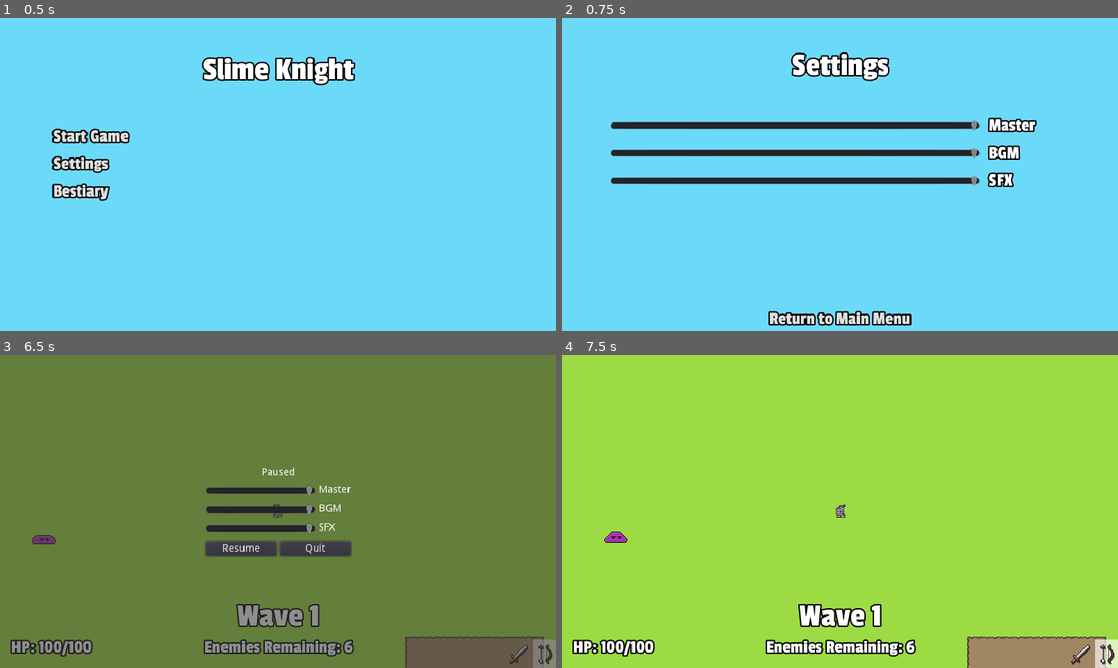
Above: before the commit, frames 1-4 (two rows, left to right).
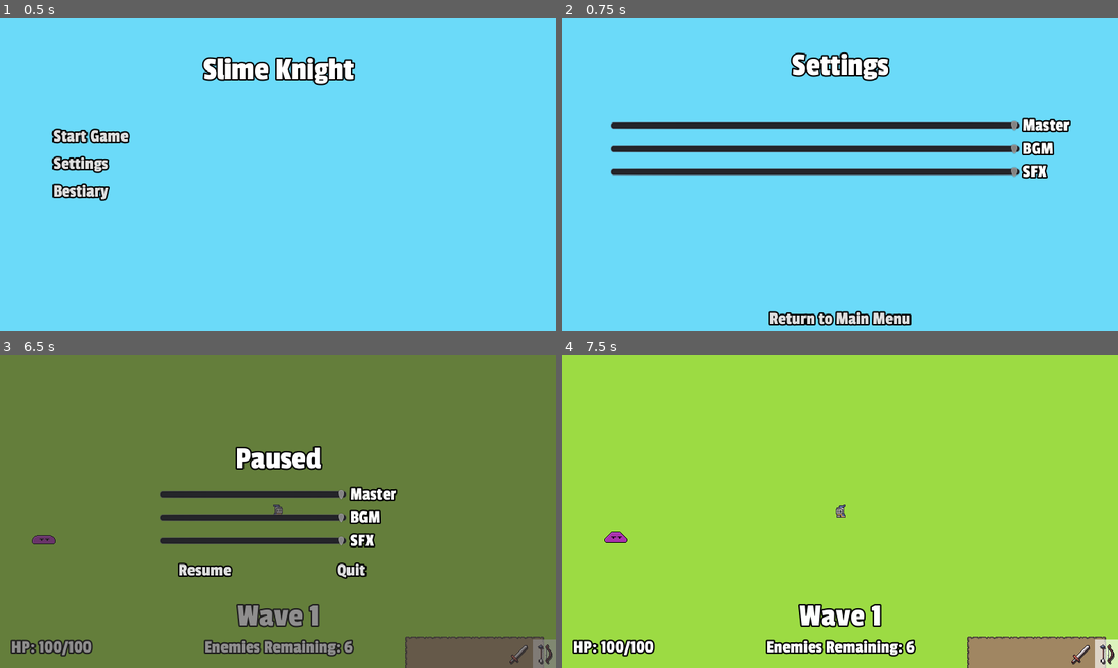
Above: after the commit, the same moments.

Repository: stuson/go-godot-4-game-jam
Game: Godot game, scene res://ui/MainMenu.tscn
Two runs of this game, one before a commit and one after it. Both use one fixed random seed, a clock stepped at 60 frames per second and the inputs below.
Inputs (mouse positions are in pixels of both pictures, inside the frame that each line leads up to):
- Up to frame 1 (0.5 s): no input
- Up to frame 2 (0.75 s): click "Settings" at 0.5 s
- Up to frame 3 (6.5 s): click "Return to Main Menu" at 1.25 s; click "Start Game" at 2 s; tap Enter at 2.75 s; move the mouse to (400, 495) at 2.77 s; press the mouse at (400, 495) at 2.78 s; hold D (move_right) 2.78-3.53 s; move the mouse to (166, 527) at 3.52 s; release the mouse at (166, 527) at 3.53 s; hold S (move_down) 3.53-4.28 s; click (166, 527) at 3.6 s; move the mouse to (333, 442) at 4.27 s; press the mouse at (333, 442) at 4.28 s; hold D (move_right) 4.28-5.03 s; tap Tab (cycle_weapon) at 4.35 s; move the mouse to (250, 574) at 5.02 s; release the mouse at (250, 574) at 5.03 s; hold W (move_up) 5.03-5.78 s; tap Space (roll) at 5.1 s; click (250, 574) at 5.3 s; move the mouse to (444, 558) at 5.77 s; press the mouse at (444, 558) at 5.78 s; hold A (move_left) from 5.78 s (still down); tap Escape (pause) at 6.4 s
- Up to frame 4 (7.5 s): move the mouse to (673, 464) at 6.52 s; release the mouse at (673, 464) at 6.53 s; click (673, 464) at 6.6 s; release A (move_left) at 7.25 s; click "Resume" at 7.25 s

Frame 1 is identical in both runs. In frame 2, 6.9% of the frame differs, in the area x 8-92%, y 31-55%; in frame 3, 6.9%; in frame 4, nothing differs.

Commit message:
Add sounds and visual changes

Diff:
--- a/characters/player/Player.gd
+++ b/characters/player/Player.gd
@@ -19,6 +19,8 @@
 onready var animated_sprite: AnimatedSprite = $AnimatedSprite
 onready var sprite_material: ShaderMaterial = $AnimatedSprite.material
 onready var stats: Stats = $Stats
+onready var footstep_sfx: AudioStreamPlayer = $FootstepSfx
+onready var hit_sfx: AudioStreamPlayer = $HitSfx
 
 signal player_died
 signal weapon_cycled
@@ -95,6 +97,7 @@
 
 func take_hit(damage, enemy_pos):
     if not invincible:
+        hit_sfx.play()
         $Stats.take_hit(damage)
         var knockback_direction = (global_position - enemy_pos).normalized()
         knockback_velocity = knockback_direction * min(damage, 10) * 100
@@ -147,3 +150,9 @@
 
 func _on_RollCooldown_timeout() -> void:
     can_roll = true
+
+func _on_FootstepTimer_timeout() -> void:
+    if velocity:
+        randomize()
+        footstep_sfx.pitch_scale = rand_range(0.8, 1.2)
+        footstep_sfx.play()
--- a/characters/player/Player.tscn
+++ b/characters/player/Player.tscn
@@ -6,6 +6,8 @@
 [ext_resource path="res://assets/Player/percival_.png" type="Texture" id=4]
 [ext_resource path="res://characters/player/PlayerMaterial.tres" type="Material" id=5]
 [ext_resource path="res://characters/player/weapons/bow/Bow.tscn" type="PackedScene" id=6]
+[ext_resource path="res://assets/sound/03_Step_grass_03.wav" type="AudioStream" id=7]
+[ext_resource path="res://assets/sound/61_Hit_03.wav" type="AudioStream" id=8]
 
 [sub_resource type="AtlasTexture" id=9]
 atlas = ExtResource( 4 )
@@ -217,6 +219,7 @@
 material = ExtResource( 5 )
 frames = SubResource( 8 )
 animation = "default_r"
+frame = 3
 playing = true
 offset = Vector2( 0, -4 )
 
@@ -243,6 +246,21 @@
 [node name="RollCooldown" type="Timer" parent="."]
 wait_time = 0.2
 one_shot = true
+
+[node name="FootstepSfx" type="AudioStreamPlayer" parent="."]
+stream = ExtResource( 7 )
+volume_db = -5.0
+bus = "SFX"
+
+[node name="FootstepTimer" type="Timer" parent="."]
+wait_time = 0.4
+autostart = true
+
+[node name="HitSfx" type="AudioStreamPlayer" parent="."]
+stream = ExtResource( 8 )
+volume_db = 2.0
+pitch_scale = 1.6
+bus = "SFX"
 
 [connection signal="animation_finished" from="AnimatedSprite" to="." method="_on_AnimatedSprite_animation_finished"]
 [connection signal="die" from="Stats" to="." method="_on_Stats_die"]
@@ -250,3 +268,4 @@
 [connection signal="area_entered" from="HurtBox" to="." method="_on_HurtBox_area_entered"]
 [connection signal="timeout" from="BlinkTimer" to="." method="_on_BlinkTimer_timeout"]
 [connection signal="timeout" from="RollCooldown" to="." method="_on_RollCooldown_timeout"]
+[connection signal="timeout" from="FootstepTimer" to="." method="_on_FootstepTimer_timeout"]
--- a/characters/player/weapons/bow/Arrow.gd
+++ b/characters/player/weapons/bow/Arrow.gd
@@ -1,6 +1,7 @@
 extends KinematicBody2D
 
 onready var life_timer = $Timer
+onready var bounce_sfx: AudioStreamPlayer = $BounceSfx
 
 var projectile_speed = 500
 var velocity
@@ -9,6 +10,7 @@
 var chain
 var is_crit
 var hit_objects = []
+var pitch_amount = 0
 
 func _ready() -> void:
     life_timer.start()
@@ -34,7 +36,12 @@
         queue_free()
 
 func bounce(collision: KinematicCollision2D) -> void:
+    randomize()
+    bounce_sfx.pitch_scale = rand_range(1.2, 1.4) + pitch_amount
+    bounce_sfx.play()
+
     chain -= 1
+    pitch_amount += 0.5
 
     var all_enemies = get_tree().get_nodes_in_group("enemy")
     var enemy_found = false
--- a/characters/player/weapons/bow/Arrow.tscn
+++ b/characters/player/weapons/bow/Arrow.tscn
@@ -1,7 +1,8 @@
-[gd_scene load_steps=4 format=2]
+[gd_scene load_steps=5 format=2]
 
 [ext_resource path="res://characters/player/weapons/bow/Arrow.gd" type="Script" id=1]
 [ext_resource path="res://assets/Player/arrow.png" type="Texture" id=2]
+[ext_resource path="res://assets/sound/bow/balloon bounce 1.wav" type="AudioStream" id=3]
 
 [sub_resource type="RectangleShape2D" id=1]
 extents = Vector2( 6, 2.5 )
@@ -22,4 +23,9 @@
 position = Vector2( 0, -0.5 )
 shape = SubResource( 1 )
 
+[node name="BounceSfx" type="AudioStreamPlayer" parent="."]
+stream = ExtResource( 3 )
+volume_db = -4.0
+bus = "SFX"
+
 [connection signal="timeout" from="Timer" to="." method="_on_Timer_timeout"]
--- a/characters/player/weapons/bow/Bow.gd
+++ b/characters/player/weapons/bow/Bow.gd
@@ -4,7 +4,10 @@
 const BASE_ATTACK_INTERVAL = 1.4
 
 var arrow: Node2D
+
 export(PackedScene) var Projectile
+
+onready var shoot_sfx: AudioStreamPlayer = $ShootSfx
 
 func _ready() -> void:
     base_damage = BASE_DAMAGE
@@ -23,3 +26,7 @@
     get_tree().current_scene.add_child(arrow)
     arrow.look_at(direction)
     arrow.velocity = arrow.transform.x.normalized() * arrow.projectile_speed
+
+    randomize()
+    shoot_sfx.pitch_scale = rand_range(0.9, 1.1)
+    shoot_sfx.play()
--- a/characters/player/weapons/bow/Bow.tscn
+++ b/characters/player/weapons/bow/Bow.tscn
@@ -1,7 +1,8 @@
-[gd_scene load_steps=3 format=2]
+[gd_scene load_steps=4 format=2]
 
 [ext_resource path="res://characters/player/weapons/bow/Arrow.tscn" type="PackedScene" id=1]
 [ext_resource path="res://characters/player/weapons/bow/Bow.gd" type="Script" id=2]
+[ext_resource path="res://assets/sound/bow/35_Miss_Evade_02.wav" type="AudioStream" id=3]
 
 [node name="Bow" type="Node2D"]
 script = ExtResource( 2 )
@@ -10,4 +11,9 @@
 [node name="RofTimer" type="Timer" parent="."]
 wait_time = 1.4
 
+[node name="ShootSfx" type="AudioStreamPlayer" parent="."]
+stream = ExtResource( 3 )
+volume_db = -3.0
+bus = "SFX"
+
 [connection signal="timeout" from="RofTimer" to="." method="_on_RofTimer_timeout"]
--- a/project.godot
+++ b/project.godot
@@ -63,6 +63,7 @@
 [autoload]
 
 UpgradeList="*res://upgrades/UpgradeList.gd"
+MainMenuMusic="*res://ui/MainMenuMusic.tscn"
 
 [display]
 
--- /dev/null
+++ b/stages/Level.gd
@@ -0,0 +1,4 @@
+extends Node2D
+
+func _ready() -> void:
+    MainMenuMusic.stop()
--- a/stages/Level.tscn
+++ b/stages/Level.tscn
@@ -18,6 +18,7 @@
 [ext_resource path="res://assets/HudFont.tres" type="DynamicFont" id=16]
 [ext_resource path="res://stages/VictoryMessage.gd" type="Script" id=17]
 [ext_resource path="res://characters/enemies/duplicator_enemy/DuplicatorEnemy.tscn" type="PackedScene" id=18]
+[ext_resource path="res://stages/Level.gd" type="Script" id=19]
 
 [sub_resource type="ConvexPolygonShape2D" id=6]
 points = PoolVector2Array( 32, 32, 0, 32, 0, 0, 32, 0 )
@@ -913,6 +914,7 @@
 outlines = [ PoolVector2Array( -384, -271, 1538, -270, 1543, 810, -388, 800 ), PoolVector2Array( -134, 411, 8, 411, 8, 473, 104, 474, 102, 538, 196, 539, 195, 583, 104, 583, 103, 612, 58, 613, 58, 584, -6, 583, -6, 551, -136, 550 ), PoolVector2Array( 1241, 347, 1448, 346, 1447, 518, 1238, 517 ) ]
 
 [node name="Level" type="Node2D"]
+script = ExtResource( 19 )
 
 [node name="Tilemap" type="TileMap" parent="."]
 position = Vector2( -379, 87 )
--- /dev/null
+++ b/ui/MainMenuMusic.tscn
@@ -0,0 +1,7 @@
+[gd_scene load_steps=2 format=2]
+
+[ext_resource path="res://assets/sound/Slime Knight Main Menu.mp3" type="AudioStream" id=1]
+
+[node name="MainMenuMusic" type="AudioStreamPlayer"]
+stream = ExtResource( 1 )
+autoplay = true
--- a/ui/SettingsMenu.tscn
+++ b/ui/SettingsMenu.tscn
@@ -2,7 +2,7 @@
 
 [ext_resource path="res://assets/HudFont.tres" type="DynamicFont" id=1]
 [ext_resource path="res://assets/HudFont_Large.tres" type="DynamicFont" id=2]
-[ext_resource path="res://ui/hud/VolumeSlider.gd" type="Script" id=3]
+[ext_resource path="res://ui/VolumeControls.tscn" type="PackedScene" id=3]
 [ext_resource path="res://ui/MainMenuButton.gd" type="Script" id=4]
 
 [node name="SettingsMenu" type="Node2D"]
@@ -28,105 +28,7 @@
 align = 1
 valign = 1
 
-[node name="HBoxContainer" type="HBoxContainer" parent="CanvasLayer/ColorRect/VBoxContainer"]
-margin_top = 134.0
-margin_right = 768.0
-margin_bottom = 394.0
-size_flags_horizontal = 3
-size_flags_vertical = 3
-size_flags_stretch_ratio = 2.0
-
-[node name="MarginContainer" type="MarginContainer" parent="CanvasLayer/ColorRect/VBoxContainer/HBoxContainer"]
-margin_right = 63.0
-margin_bottom = 260.0
-size_flags_horizontal = 3
-
-[node name="HBoxContainer2" type="HBoxContainer" parent="CanvasLayer/ColorRect/VBoxContainer/HBoxContainer"]
-margin_left = 67.0
-margin_right = 700.0
-margin_bottom = 260.0
-size_flags_horizontal = 3
-size_flags_stretch_ratio = 10.0
-custom_constants/separation = 5
-
-[node name="VBoxContainer" type="VBoxContainer" parent="CanvasLayer/ColorRect/VBoxContainer/HBoxContainer/HBoxContainer2"]
-margin_right = 633.0
-margin_bottom = 260.0
-size_flags_horizontal = 3
-custom_constants/separation = 10
-
-[node name="HSplitContainer" type="HSplitContainer" parent="CanvasLayer/ColorRect/VBoxContainer/HBoxContainer/HBoxContainer2/VBoxContainer"]
-margin_right = 633.0
-margin_bottom = 28.0
-split_offset = 200
-
-[node name="MasterSlider" type="HSlider" parent="CanvasLayer/ColorRect/VBoxContainer/HBoxContainer/HBoxContainer2/VBoxContainer/HSplitContainer"]
-margin_right = 510.0
-margin_bottom = 28.0
-size_flags_horizontal = 3
-size_flags_vertical = 1
-value = 100.0
-script = ExtResource( 3 )
-
-[node name="MasterLabel" type="Label" parent="CanvasLayer/ColorRect/VBoxContainer/HBoxContainer/HBoxContainer2/VBoxContainer/HSplitContainer"]
-margin_left = 522.0
-margin_right = 633.0
-margin_bottom = 28.0
-size_flags_horizontal = 3
-custom_fonts/font = ExtResource( 1 )
-text = "Master"
-
-[node name="HSplitContainer2" type="HSplitContainer" parent="CanvasLayer/ColorRect/VBoxContainer/HBoxContainer/HBoxContainer2/VBoxContainer"]
-margin_top = 38.0
-margin_right = 633.0
-margin_bottom = 66.0
-split_offset = 200
-
-[node name="BGMSlider" type="HSlider" parent="CanvasLayer/ColorRect/VBoxContainer/HBoxContainer/HBoxContainer2/VBoxContainer/HSplitContainer2"]
-margin_right = 510.0
-margin_bottom = 28.0
-size_flags_horizontal = 3
-size_flags_vertical = 1
-value = 100.0
-script = ExtResource( 3 )
-audio_bus_name = "BGM"
-
-[node name="BGMLabel" type="Label" parent="CanvasLayer/ColorRect/VBoxContainer/HBoxContainer/HBoxContainer2/VBoxContainer/HSplitContainer2"]
-margin_left = 522.0
-margin_right = 633.0
-margin_bottom = 28.0
-size_flags_horizontal = 3
-custom_fonts/font = ExtResource( 1 )
-text = "BGM"
-
-[node name="HSplitContainer3" type="HSplitContainer" parent="CanvasLayer/ColorRect/VBoxContainer/HBoxContainer/HBoxContainer2/VBoxContainer"]
-margin_top = 76.0
-margin_right = 633.0
-margin_bottom = 104.0
-split_offset = 200
-
-[node name="SFXSlider" type="HSlider" parent="CanvasLayer/ColorRect/VBoxContainer/HBoxContainer/HBoxContainer2/VBoxContainer/HSplitContainer3"]
-margin_right = 510.0
-margin_bottom = 28.0
-size_flags_horizontal = 3
-size_flags_vertical = 1
-value = 100.0
-script = ExtResource( 3 )
-audio_bus_name = "SFX"
-
-[node name="SFXLabel" type="Label" parent="CanvasLayer/ColorRect/VBoxContainer/HBoxContainer/HBoxContainer2/VBoxContainer/HSplitContainer3"]
-margin_left = 522.0
-margin_right = 633.0
-margin_bottom = 28.0
-size_flags_horizontal = 3
-custom_fonts/font = ExtResource( 1 )
-text = "SFX"
-
-[node name="MarginContainer2" type="MarginContainer" parent="CanvasLayer/ColorRect/VBoxContainer/HBoxContainer"]
-margin_left = 704.0
-margin_right = 768.0
-margin_bottom = 260.0
-size_flags_horizontal = 3
+[node name="VolumeControls" parent="CanvasLayer/ColorRect/VBoxContainer" instance=ExtResource( 3 )]
 
 [node name="MainMenuButton" type="Button" parent="CanvasLayer/ColorRect/VBoxContainer"]
 margin_top = 398.0
@@ -137,10 +39,4 @@
 flat = true
 script = ExtResource( 4 )
 
-[connection signal="mouse_entered" from="CanvasLayer/ColorRect/VBoxContainer/HBoxContainer/HBoxContainer2/VBoxContainer/HSplitContainer/MasterSlider" to="CanvasLayer/ColorRect/VBoxContainer/HBoxContainer/HBoxContainer2/VBoxContainer/HSplitContainer/MasterSlider" method="release_focus"]
-[connection signal="value_changed" from="CanvasLayer/ColorRect/VBoxContainer/HBoxContainer/HBoxContainer2/VBoxContainer/HSplitContainer/MasterSlider" to="CanvasLayer/ColorRect/VBoxContainer/HBoxContainer/HBoxContainer2/VBoxContainer/HSplitContainer/MasterSlider" method="_on_value_changed"]
-[connection signal="mouse_exited" from="CanvasLayer/ColorRect/VBoxContainer/HBoxContainer/HBoxContainer2/VBoxContainer/HSplitContainer2/BGMSlider" to="CanvasLayer/ColorRect/VBoxContainer/HBoxContainer/HBoxContainer2/VBoxContainer/HSplitContainer2/BGMSlider" method="release_focus"]
-[connection signal="value_changed" from="CanvasLayer/ColorRect/VBoxContainer/HBoxContainer/HBoxContainer2/VBoxContainer/HSplitContainer2/BGMSlider" to="CanvasLayer/ColorRect/VBoxContainer/HBoxContainer/HBoxContainer2/VBoxContainer/HSplitContainer2/BGMSlider" method="_on_value_changed"]
-[connection signal="mouse_exited" from="CanvasLayer/ColorRect/VBoxContainer/HBoxContainer/HBoxContainer2/VBoxContainer/HSplitContainer3/SFXSlider" to="CanvasLayer/ColorRect/VBoxContainer/HBoxContainer/HBoxContainer2/VBoxContainer/HSplitContainer3/SFXSlider" method="release_focus"]
-[connection signal="value_changed" from="CanvasLayer/ColorRect/VBoxContainer/HBoxContainer/HBoxContainer2/VBoxContainer/HSplitContainer3/SFXSlider" to="CanvasLayer/ColorRect/VBoxContainer/HBoxContainer/HBoxContainer2/VBoxContainer/HSplitContainer3/SFXSlider" method="_on_value_changed"]
 [connection signal="pressed" from="CanvasLayer/ColorRect/VBoxContainer/MainMenuButton" to="CanvasLayer/ColorRect/VBoxContainer/MainMenuButton" method="_on_MainMenuButton_pressed"]
--- /dev/null
+++ b/ui/VolumeControls.tscn
@@ -0,0 +1,103 @@
+[gd_scene load_steps=4 format=2]
+
+[ext_resource path="res://ui/hud/VolumeSlider.gd" type="Script" id=1]
+[ext_resource path="res://assets/sound/61_Hit_03.wav" type="AudioStream" id=2]
+[ext_resource path="res://assets/HudFont.tres" type="DynamicFont" id=3]
+
+[node name="VolumeControls" type="HBoxContainer"]
+margin_top = 134.0
+margin_right = 768.0
+margin_bottom = 394.0
+size_flags_horizontal = 3
+size_flags_vertical = 3
+size_flags_stretch_ratio = 2.0
+
+[node name="MarginContainer" type="MarginContainer" parent="."]
+margin_right = 63.0
+margin_bottom = 260.0
+size_flags_horizontal = 3
+
+[node name="HBoxContainer2" type="HBoxContainer" parent="."]
+margin_left = 67.0
+margin_right = 700.0
+margin_bottom = 260.0
+size_flags_horizontal = 3
+size_flags_stretch_ratio = 10.0
+custom_constants/separation = 5
+
+[node name="VBoxContainer" type="GridContainer" parent="HBoxContainer2"]
+margin_right = 633.0
+margin_bottom = 260.0
+size_flags_horizontal = 3
+columns = 2
+
+[node name="MasterSlider" type="HSlider" parent="HBoxContainer2/VBoxContainer"]
+margin_right = 565.0
+margin_bottom = 28.0
+size_flags_horizontal = 3
+size_flags_vertical = 1
+size_flags_stretch_ratio = 5.0
+value = 100.0
+script = ExtResource( 1 )
+
+[node name="MasterLabel" type="Label" parent="HBoxContainer2/VBoxContainer"]
+margin_left = 569.0
+margin_right = 633.0
+margin_bottom = 28.0
+custom_fonts/font = ExtResource( 3 )
+text = "Master"
+
+[node name="BGMSlider" type="HSlider" parent="HBoxContainer2/VBoxContainer"]
+margin_top = 32.0
+margin_right = 565.0
+margin_bottom = 60.0
+size_flags_horizontal = 3
+size_flags_vertical = 1
+value = 100.0
+script = ExtResource( 1 )
+audio_bus_name = "BGM"
+
+[node name="BGMLabel" type="Label" parent="HBoxContainer2/VBoxContainer"]
+margin_left = 569.0
+margin_top = 32.0
+margin_right = 633.0
+margin_bottom = 60.0
+custom_fonts/font = ExtResource( 3 )
+text = "BGM"
+
+[node name="SFXSlider" type="HSlider" parent="HBoxContainer2/VBoxContainer"]
+margin_top = 64.0
+margin_right = 565.0
+margin_bottom = 92.0
+size_flags_horizontal = 3
+size_flags_vertical = 1
+value = 100.0
+script = ExtResource( 1 )
+audio_bus_name = "SFX"
+
+[node name="SfxExamplePlayer" type="AudioStreamPlayer" parent="HBoxContainer2/VBoxContainer/SFXSlider"]
+stream = ExtResource( 2 )
+volume_db = 2.0
+pitch_scale = 1.6
+bus = "SFX"
+
+[node name="SFXLabel" type="Label" parent="HBoxContainer2/VBoxContainer"]
+margin_left = 569.0
+margin_top = 64.0
+margin_right = 633.0
+margin_bottom = 92.0
+custom_fonts/font = ExtResource( 3 )
+text = "SFX"
+
+[node name="MarginContainer2" type="MarginContainer" parent="."]
+margin_left = 704.0
+margin_right = 768.0
+margin_bottom = 260.0
+size_flags_horizontal = 3
+
+[connection signal="mouse_entered" from="HBoxContainer2/VBoxContainer/MasterSlider" to="HBoxContainer2/VBoxContainer/MasterSlider" method="release_focus"]
+[connection signal="value_changed" from="HBoxContainer2/VBoxContainer/MasterSlider" to="HBoxContainer2/VBoxContainer/MasterSlider" method="_on_value_changed"]
+[connection signal="mouse_exited" from="HBoxContainer2/VBoxContainer/BGMSlider" to="HBoxContainer2/VBoxContainer/BGMSlider" method="release_focus"]
+[connection signal="value_changed" from="HBoxContainer2/VBoxContainer/BGMSlider" to="HBoxContainer2/VBoxContainer/BGMSlider" method="_on_value_changed"]
+[connection signal="mouse_exited" from="HBoxContainer2/VBoxContainer/SFXSlider" to="HBoxContainer2/VBoxContainer/SFXSlider" method="release_focus"]
+[connection signal="value_changed" from="HBoxContainer2/VBoxContainer/SFXSlider" to="HBoxContainer2/VBoxContainer/SFXSlider" method="_on_value_changed"]
--- a/ui/hud/PauseMenu.tscn
+++ b/ui/hud/PauseMenu.tscn
@@ -1,7 +1,9 @@
-[gd_scene load_steps=3 format=2]
+[gd_scene load_steps=5 format=2]
 
 [ext_resource path="res://ui/hud/PauseMenu.gd" type="Script" id=1]
-[ext_resource path="res://ui/hud/VolumeSlider.gd" type="Script" id=2]
+[ext_resource path="res://ui/VolumeControls.tscn" type="PackedScene" id=2]
+[ext_resource path="res://assets/HudFont_Large.tres" type="DynamicFont" id=3]
+[ext_resource path="res://assets/HudFont.tres" type="DynamicFont" id=4]
 
 [node name="PauseMenu" type="CanvasLayer"]
 pause_mode = 2
@@ -16,106 +18,56 @@
 [node name="CenterContainer" type="CenterContainer" parent="."]
 anchor_right = 1.0
 anchor_bottom = 1.0
+grow_horizontal = 2
+grow_vertical = 2
+size_flags_horizontal = 3
+size_flags_vertical = 3
 
 [node name="VBoxContainer" type="VBoxContainer" parent="CenterContainer"]
-margin_left = 284.0
-margin_top = 155.0
-margin_right = 484.0
-margin_bottom = 277.0
-rect_min_size = Vector2( 200, 0 )
+margin_left = 184.0
+margin_top = 118.0
+margin_right = 584.0
+margin_bottom = 314.0
+rect_min_size = Vector2( 400, 0 )
+size_flags_horizontal = 3
 custom_constants/separation = 10
+alignment = 1
 
 [node name="Label" type="Label" parent="CenterContainer/VBoxContainer"]
-margin_right = 200.0
-margin_bottom = 14.0
+margin_right = 400.0
+margin_bottom = 50.0
+size_flags_horizontal = 3
+custom_fonts/font = ExtResource( 3 )
 text = "Paused"
 align = 1
 valign = 1
 
-[node name="HBoxContainer" type="HBoxContainer" parent="CenterContainer/VBoxContainer"]
-margin_top = 24.0
-margin_right = 200.0
-margin_bottom = 92.0
-custom_constants/separation = 5
-
-[node name="VBoxContainer" type="VBoxContainer" parent="CenterContainer/VBoxContainer/HBoxContainer"]
-margin_right = 151.0
-margin_bottom = 68.0
-size_flags_horizontal = 3
-custom_constants/separation = 10
-
-[node name="MasterSlider" type="HSlider" parent="CenterContainer/VBoxContainer/HBoxContainer/VBoxContainer"]
-margin_right = 151.0
-margin_bottom = 16.0
-size_flags_horizontal = 3
-value = 100.0
-script = ExtResource( 2 )
-
-[node name="BGMSlider" type="HSlider" parent="CenterContainer/VBoxContainer/HBoxContainer/VBoxContainer"]
-margin_top = 26.0
-margin_right = 151.0
-margin_bottom = 42.0
-size_flags_horizontal = 3
-value = 100.0
-script = ExtResource( 2 )
-audio_bus_name = "BGM"
-
-[node name="SFXSlider" type="HSlider" parent="CenterContainer/VBoxContainer/HBoxContainer/VBoxContainer"]
-margin_top = 52.0
-margin_right = 151.0
-margin_bottom = 68.0
-size_flags_horizontal = 3
-value = 100.0
-script = ExtResource( 2 )
-audio_bus_name = "SFX"
-
-[node name="VBoxContainer2" type="VBoxContainer" parent="CenterContainer/VBoxContainer/HBoxContainer"]
-margin_left = 156.0
-margin_right = 200.0
-margin_bottom = 68.0
-custom_constants/separation = 12
-
-[node name="MasterLabel" type="Label" parent="CenterContainer/VBoxContainer/HBoxContainer/VBoxContainer2"]
-margin_right = 44.0
-margin_bottom = 14.0
-text = "Master"
-align = 2
-
-[node name="BGMLabel" type="Label" parent="CenterContainer/VBoxContainer/HBoxContainer/VBoxContainer2"]
-margin_top = 26.0
-margin_right = 44.0
-margin_bottom = 40.0
-text = "BGM"
-
-[node name="SFXLabel" type="Label" parent="CenterContainer/VBoxContainer/HBoxContainer/VBoxContainer2"]
-margin_top = 52.0
-margin_right = 44.0
-margin_bottom = 66.0
-text = "SFX"
+[node name="VolumeControls" parent="CenterContainer/VBoxContainer" instance=ExtResource( 2 )]
+margin_top = 60.0
+margin_right = 400.0
+margin_bottom = 152.0
 
 [node name="HBoxContainer2" type="HBoxContainer" parent="CenterContainer/VBoxContainer"]
-margin_top = 102.0
-margin_right = 200.0
-margin_bottom = 122.0
+margin_top = 162.0
+margin_right = 400.0
+margin_bottom = 196.0
 
 [node name="ResumeButton" type="Button" parent="CenterContainer/VBoxContainer/HBoxContainer2"]
-margin_right = 98.0
-margin_bottom = 20.0
+margin_right = 198.0
+margin_bottom = 34.0
 size_flags_horizontal = 3
+custom_fonts/font = ExtResource( 4 )
 text = "Resume"
+flat = true
 
 [node name="QuitButton" type="Button" parent="CenterContainer/VBoxContainer/HBoxContainer2"]
-margin_left = 102.0
-margin_right = 200.0
-margin_bottom = 20.0
+margin_left = 202.0
+margin_right = 400.0
+margin_bottom = 34.0
 size_flags_horizontal = 3
+custom_fonts/font = ExtResource( 4 )
 text = "Quit"
+flat = true
 
-[connection signal="mouse_entered" from="CenterContainer/VBoxContainer/HBoxContainer/VBoxContainer/MasterSlider" to="CenterContainer/VBoxContainer/HBoxContainer/VBoxContainer/MasterSlider" method="release_focus"]
-[connection signal="value_changed" from="CenterContainer/VBoxContainer/HBoxContainer/VBoxContainer/MasterSlider" to="CenterContainer/VBoxContainer/HBoxContainer/VBoxContainer/MasterSlider" method="_on_value_changed"]
-[connection signal="mouse_exited" from="CenterContainer/VBoxContainer/HBoxContainer/VBoxContainer/BGMSlider" to="CenterContainer/VBoxContainer/HBoxContainer/VBoxContainer/BGMSlider" method="release_focus"]
-[connection signal="value_changed" from="CenterContainer/VBoxContainer/HBoxContainer/VBoxContainer/BGMSlider" to="CenterContainer/VBoxContainer/HBoxContainer/VBoxContainer/BGMSlider" method="_on_value_changed"]
-[connection signal="mouse_exited" from="CenterContainer/VBoxContainer/HBoxContainer/VBoxContainer/SFXSlider" to="CenterContainer/VBoxContainer/HBoxContainer/VBoxContainer/SFXSlider" method="release_focus"]
-[connection signal="value_changed" from="CenterContainer/VBoxContainer/HBoxContainer/VBoxContainer/SFXSlider" to="CenterContainer/VBoxContainer/HBoxContainer/VBoxContainer/SFXSlider" method="_on_value_changed"]
 [connection signal="pressed" from="CenterContainer/VBoxContainer/HBoxContainer2/ResumeButton" to="." method="_on_ResumeButton_pressed"]
 [connection signal="pressed" from="CenterContainer/VBoxContainer/HBoxContainer2/QuitButton" to="." method="_on_QuitButton_pressed"]
--- a/ui/hud/VolumeSlider.gd
+++ b/ui/hud/VolumeSlider.gd
@@ -4,10 +4,15 @@
 export var audio_bus_name = "Master"
 
 onready var bus = AudioServer.get_bus_index(audio_bus_name)
+var sfx_player: AudioStreamPlayer
 
 func _ready() -> void:
     value = db2linear(AudioServer.get_bus_volume_db(bus)) * 100
+    if has_node("SfxExamplePlayer"):
+        sfx_player = $SfxExamplePlayer
 
 func _on_value_changed(value: float) -> void:
     if has_focus():
         AudioServer.set_bus_volume_db(bus, linear2db(value / 100))
+        if sfx_player and not sfx_player.playing:
+            sfx_player.play()
Not shown, added: assets/sound/03_Step_grass_03.wav.import
Not shown, added: assets/sound/61_Hit_03.wav.import
Not shown, added: assets/sound/Slime Knight Main Menu.mp3.import
Not shown, added: assets/sound/bow/35_Miss_Evade_02.wav.import
Not shown, added: assets/sound/bow/balloon bounce 1.wav.import
Not shown: 1 places in characters/player/Player.tscn that only renumber resources
Not shown: 1 places in stages/Level.tscn that only renumber resources
Not shown, added: assets/sound/03_Step_grass_03.wav
Not shown, added: assets/sound/61_Hit_03.wav
Not shown, added: assets/sound/Slime Knight Main Menu.mp3
Not shown, added: assets/sound/bow/35_Miss_Evade_02.wav
Not shown, added: assets/sound/bow/balloon bounce 1.wav
